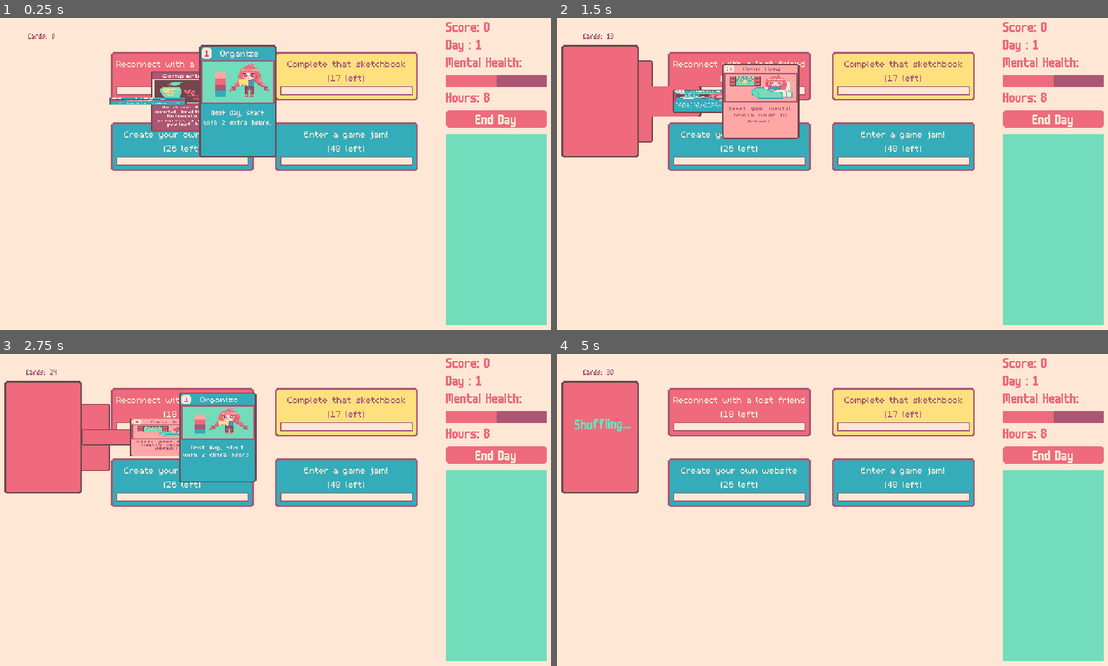
Above: before the commit, frames 1-4 (two rows, left to right).
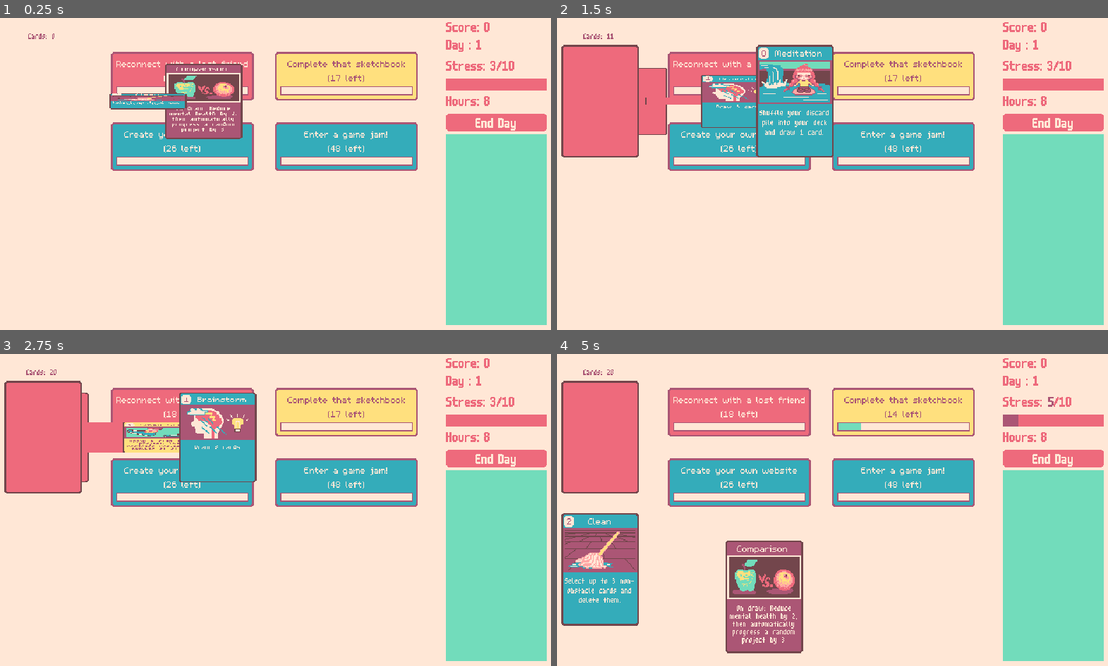
Above: after the commit, the same moments.

Repository: robert-brosh23/DeckbuilderGame
Game: Godot game, scene res://main.tscn
Two runs of this game, one before a commit and one after it. Both use one fixed random seed, a clock stepped at 60 frames per second and the inputs below.
Inputs (mouse positions are in pixels of both pictures, inside the frame that each line leads up to):
- Up to frame 1 (0.25 s): no input
- Up to frame 2 (1.5 s): click "End Day" at 0.5 s; click "End Day" at 1.25 s
- Up to frame 3 (2.75 s): click "End Day" at 2 s
- Up to frame 4 (5 s): move the mouse to (948, 491) at 2.77 s; click (948, 491) at 2.85 s; move the mouse to (711, 522) at 3.52 s; tap E (discard_card_from_deck) at 3.6 s; move the mouse to (882, 438) at 4.27 s; tap Q (draw_card) at 4.35 s

The runs differ from the first frame. In frame 1, 7.6% of the frame differs, in the area x 19-100%, y 8-45%; in frame 2, 8.8%; in frame 3, 4.8%; in frame 4, 11%, in the area x 0-100%, y 5-96%.

Commit message:
mental health reworked to stress, stress accumulation feature added

Diff:
--- a/card/card.gd
+++ b/card/card.gd
@@ -233,7 +233,7 @@
 
 # CARD EFFECT FUNCTIONS
 func _execute_new_day():
-	game_manager.mental_health = 10
+	game_manager.stress = 3
 
 func _execute_meditation():
 	await CardsController.move_cards_from_discard_pile_to_deck_and_shuffle()
@@ -266,5 +266,5 @@
 
 # DRAW EFFECTS
 func _draw_effect_comparison():
-	game_manager.mental_health -= 2
+	game_manager.stress += 2
 	projects_manager.projects[randi() % projects_manager.projects.size()].progress(3)
--- a/card/card_data/cards/obstacle/comparison.tres
+++ b/card/card_data/cards/obstacle/comparison.tres
@@ -8,7 +8,7 @@
 card_name = "Comparison"
 card_cost = -1
 card_png = ExtResource("1_l0r8a")
-card_description = "On draw: Reduce mental health by 2. Automatically progress a random project by 3"
+card_description = "On draw: Reduce mental health by 2, then automatically progress a random project by 3"
 card_type = 3
 card_effect = 6
 title_font = 1
--- a/cards_controller/cards_controller.gd
+++ b/cards_controller/cards_controller.gd
@@ -20,11 +20,12 @@
 	var result = await result_signal
 	return result
 
-func _create_card(card_data: CardData, spawn_pos: Vector2 = Vector2(300,100)) -> Card:
+func _create_card(card_data: CardData, spawn_pos: Vector2 = Vector2(300,100), pause_time := 0) -> Card:
 	var card = Card.create_card(card_data)
 	card.global_position = spawn_pos
 	card.promise_queue = promise_queue
 	CardsCollection.add_child(card)
+	await get_tree().create_timer(pause_time).timeout
 	deck.add_card(card)
 	return card
 
@@ -107,9 +108,10 @@
 	var selected = await hand.select_cards(num_cards, conditions)
 	return selected
 
-func enqueue_discard_all_cards_from_hand() -> void:
-	var result_signal = promise_queue.enqueue(_discard_all_cards_from_hand)
-	promise_queue.enqueue_delay(.5)
+func enqueue_discard_all_cards_from_hand() -> Signal:
+	promise_queue.enqueue(_discard_all_cards_from_hand)
+	var result_signal = promise_queue.enqueue_delay(.5)
+	return result_signal
 
 func _discard_all_cards_from_hand() -> void:
 	while !CardsCollection.cards_in_hand.is_empty():
--- a/game_manager/game_manager.gd
+++ b/game_manager/game_manager.gd
@@ -1,19 +1,25 @@
-# class_name GameManager
 extends Control
 
 const STARTING_HOURS := 8
+const MAX_STRESS := 10
+const MAX_STRESS_ACCUMULATION := 10
 
 @export var card_data_debug: Array[CardData]
 
 var main_ui: MainUi
+var card_rewards_menu: CardRewardsMenu
 var promise_queue: PromiseQueue
 var receiving_input = true
 var score = 0;
 
-var mental_health: int = 10:
+var stress: int:
 	set(value):
-		mental_health = value
-		main_ui.set_mental_health_bar_value(value)
+		if value > MAX_STRESS:
+			return
+		stress = value
+		main_ui.set_stress_label(value)
+
+var stress_accumulation: int = 0
 
 var hours: int:
 	set(value):
@@ -28,7 +34,9 @@
 func _ready() -> void:
 	await get_tree().process_frame
 	main_ui = get_tree().get_first_node_in_group("main_ui")
+	card_rewards_menu = get_tree().get_first_node_in_group("card_rewards_menu")
 	hours = STARTING_HOURS
+	stress = 3
 	day = 1
 	promise_queue = CardsController.promise_queue
 	CardsController.enqueue_create_cards(card_data_debug)
@@ -36,9 +44,22 @@
 func go_to_next_day() -> void:
 	receiving_input = false
 	await CardsController.enqueue_discard_all_cards_from_hand()
+	await _set_stress_accumulation(stress_accumulation + stress)
 	await CardsController.enqueue_move_cards_from_discard_pile_to_deck_and_shuffle()
 	day += 1
 	hours = STARTING_HOURS
 	SignalBus.new_day_started.emit()
 	receiving_input = true
 	CardsController.enqueue_draw_multiple_cards(5)
+
+func _set_stress_accumulation(value: int):
+	stress_accumulation = value
+	while true:
+		if stress_accumulation < MAX_STRESS_ACCUMULATION:
+			await main_ui.set_stress_accumulation_bar(stress_accumulation)
+			return
+
+		await main_ui.set_stress_accumulation_bar(MAX_STRESS_ACCUMULATION)
+		main_ui.reset_stress_accumulation_bar()
+		await card_rewards_menu.add_random_obstacle_card_to_deck()
+		stress_accumulation = stress_accumulation - MAX_STRESS_ACCUMULATION
--- a/main.gd
+++ b/main.gd
@@ -18,7 +18,7 @@
 	if Input.is_action_just_pressed("debug_add_hours"):
 		debug_add_hours()
 	if Input.is_action_just_pressed("debug_decrease_mental_health"):
-		debug_decrease_mental_health()
+		debug_increase_stress()
 	if Input.is_action_just_pressed("debug_next_day"):
 		debug_next_day()
 	if Input.is_action_just_pressed("debug_select_cards"):
@@ -40,8 +40,8 @@
 func debug_add_hours() -> void:
 	GameManager.hours += 8
 
-func debug_decrease_mental_health() -> void:
-	GameManager.mental_health -= 1
+func debug_increase_stress() -> void:
+	GameManager.stress += 1
 
 func debug_next_day() -> void:
 	GameManager.go_to_next_day()
--- a/projects/project.gd
+++ b/projects/project.gd
@@ -64,7 +64,7 @@
 func _project_completed():
 	_toggle_fill_bar_border_right(true)
 
-	GameManager.score += template.targetProgress * GameManager.mental_health
+	GameManager.score += template.targetProgress
 	main_ui.set_score_label(GameManager.score)
 	print("project ", template.displayName, " completed.")
 	# animation_player.play("destroy_project")
--- a/ui/card_rewards_menu/card_rewards_menu.gd
+++ b/ui/card_rewards_menu/card_rewards_menu.gd
@@ -8,6 +8,7 @@
 var logic_card_resources_pool = FolderOperations.load_resources_from_folder("res://card/card_data/cards/logic/")
 var creativity_card_resources_pool := FolderOperations.load_resources_from_folder("res://card/card_data/cards/creativity/")
 var wisdom_card_resources_pool := FolderOperations.load_resources_from_folder("res://card/card_data/cards/wisdom/")
+var obstacle_card_resources_pool := FolderOperations.load_resources_from_folder("res://card/card_data/cards/obstacle/")
 var curr_choices: Array[Card]
 
 func _process(delta: float) -> void:
@@ -25,6 +26,10 @@
 			card_picked(card)
 			return
 
+func add_random_obstacle_card_to_deck() -> void:
+	var pick = obstacle_card_resources_pool[randi() % obstacle_card_resources_pool.size()]
+	var card = Card.create_card(pick)
+	await CardsController._create_card(card.card_data, Vector2(580,200), 2.0)
 
 func create_card_preview(card_data: CardData) -> Card:
 	return Card.create_card(card_data)
--- a/ui/main_ui/main_ui.gd
+++ b/ui/main_ui/main_ui.gd
@@ -2,19 +2,47 @@
 extends Control
 
 @onready var hours_label := $MarginContainer/VBoxContainer2/HBoxContainer2/HoursLabel
-@onready var mental_health_bar = $MarginContainer/VBoxContainer2/MentalHealthBar
+@onready var stress_label := $MarginContainer/VBoxContainer2/HBoxContainer/StressLabel
+@onready var stress_accumulation_bar : ProgressBar = $MarginContainer/VBoxContainer2/StressAccumulationBar
 @onready var day_label := $"MarginContainer/VBoxContainer2/HBoxContainer3/Day Label"
 @onready var score_label := $MarginContainer/VBoxContainer2/ScoreLabel
 @export var end_day_button : Button
 
+var shake_stress_label = false
+
 func _ready() -> void:
 	end_day_button.focus_mode = FOCUS_NONE
+	stress_accumulation_bar.max_value = GameManager.MAX_STRESS
+	stress_accumulation_bar.value = 0
 
 func set_hours_label(hours: int):
 	hours_label.text = "Hours: " + str(hours)
 
-func set_mental_health_bar_value(value: int):
-	mental_health_bar.value = value
+func set_stress_label(stress: int):
+	var text = "Stress: "
+	if shake_stress_label:
+		text += "[color=#ab5675][shake rate=25.0 level=15 connected=1]" + str(stress) + "[/shake][/color]"
+	else:
+		text += str(stress)
+	text += "/" + str(GameManager.MAX_STRESS)
+	stress_label.text = text
+
+func set_stress_accumulation_bar(target_value: int):
+	shake_stress_label = true
+	set_stress_label(GameManager.stress)
+	var curr_value := stress_accumulation_bar.value
+	while curr_value != target_value:
+		curr_value += 1
+		await _tween_progress_bar(stress_accumulation_bar, curr_value, .5)
+	shake_stress_label = false
+	set_stress_label(GameManager.stress)
+
+func reset_stress_accumulation_bar():
+	shake_stress_label = true
+	set_stress_label(GameManager.stress)
+	await _tween_progress_bar(stress_accumulation_bar, 0, 1.0)
+	shake_stress_label = false
+	set_stress_label(GameManager.stress)
 
 func set_day_label(day: int):
 	day_label.text = "Day : " + str(day)
@@ -26,3 +54,7 @@
 	if !CardsController.receiving_input():
 		return
 	GameManager.go_to_next_day()
+
+func _tween_progress_bar(bar: ProgressBar, new_value: float, duration: float = 0.5) -> void:
+	var tween := get_tree().create_tween()
+	await tween.tween_property(bar, "value", new_value, duration).set_trans(Tween.TRANS_LINEAR).finished
--- a/ui/main_ui/main_ui.tscn
+++ b/ui/main_ui/main_ui.tscn
@@ -5,11 +5,11 @@
 [ext_resource type="FontFile" uid="uid://b0rxba54kbo4h" path="res://fonts/m6x11plus.ttf" id="3_3jxcf"]
 
 [sub_resource type="StyleBoxFlat" id="StyleBoxFlat_df82o"]
-bg_color = Color(0.670588, 0.337255, 0.458824, 1)
+bg_color = Color(0.933333, 0.415686, 0.486275, 1)
 anti_aliasing = false
 
 [sub_resource type="StyleBoxFlat" id="StyleBoxFlat_622d5"]
-bg_color = Color(0.933333, 0.415686, 0.486275, 1)
+bg_color = Color(0.670588, 0.337255, 0.458824, 1)
 anti_aliasing = false
 
 [sub_resource type="StyleBoxFlat" id="StyleBoxFlat_3jxcf"]
@@ -85,20 +85,22 @@
 [node name="HBoxContainer" type="HBoxContainer" parent="MarginContainer/VBoxContainer2"]
 layout_mode = 2
 
-[node name="MentalHealthLabel" type="Label" parent="MarginContainer/VBoxContainer2/HBoxContainer"]
+[node name="StressLabel" type="RichTextLabel" parent="MarginContainer/VBoxContainer2/HBoxContainer"]
 layout_mode = 2
-theme_override_colors/font_color = Color(0.933333, 0.415686, 0.486275, 1)
-theme_override_fonts/font = ExtResource("2_3jxcf")
-theme_override_font_sizes/font_size = 16
-text = "Mental Health:"
+theme_override_colors/default_color = Color(0.933333, 0.415686, 0.486275, 1)
+theme_override_fonts/normal_font = ExtResource("3_3jxcf")
+theme_override_font_sizes/normal_font_size = 18
+bbcode_enabled = true
+text = "Stress: [color=#ab5675][shake rate=25.0 level=15 connected=1]5[/shake][/color]/10"
+fit_content = true
+autowrap_mode = 0
 
-[node name="MentalHealthBar" type="ProgressBar" parent="MarginContainer/VBoxContainer2"]
+[node name="StressAccumulationBar" type="ProgressBar" parent="MarginContainer/VBoxContainer2"]
 custom_minimum_size = Vector2(100, 14)
 layout_mode = 2
 theme_override_styles/background = SubResource("StyleBoxFlat_df82o")
 theme_override_styles/fill = SubResource("StyleBoxFlat_622d5")
 max_value = 20.0
-step = 1.0
 value = 10.0
 show_percentage = false
 
--- a/utility/promise/promise_queue.gd
+++ b/utility/promise/promise_queue.gd
@@ -25,8 +25,8 @@
 		call_deferred("_process_queue")
 	return promise.result_signal
 
-func enqueue_delay(seconds: float):
-	enqueue(func(): await tree.create_timer(seconds * Globals.animation_speed_scale).timeout)
+func enqueue_delay(seconds: float) -> Signal:
+	return enqueue(func(): await tree.create_timer(seconds * Globals.animation_speed_scale).timeout)
 
 func clear_queue():
 	queue.clear()
